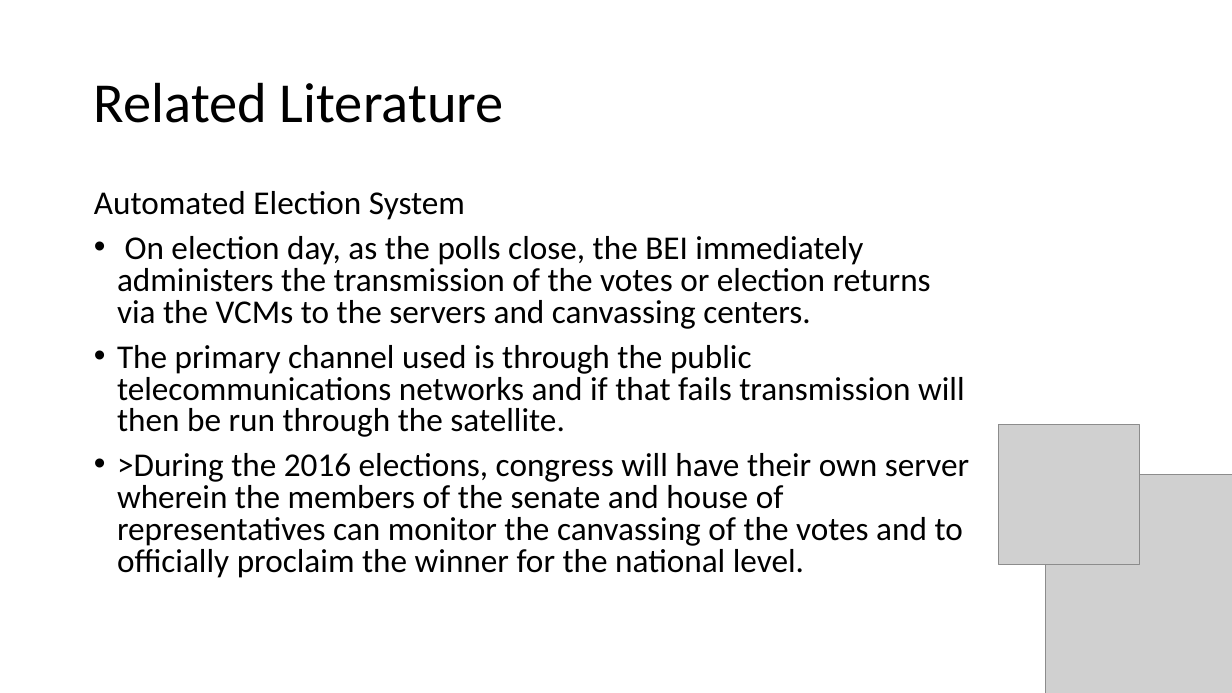
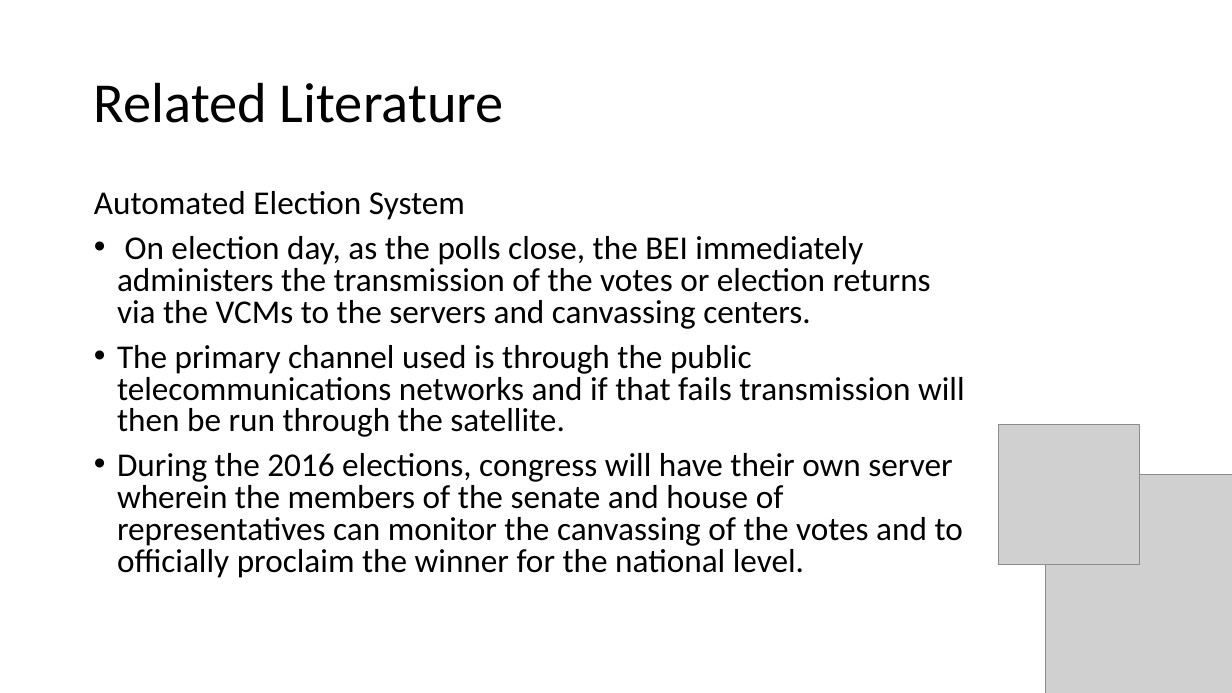
Before and after one commit to seans888/Project---Automate-Election, a slide deck: slide 14 of Documentation/Finals_Sysadd1.pptx (slide 11 before the commit). Drawn at 1232x693 pixels with LibreOffice and Linux fonts; fonts in the diff are those of the drawing; grey boxes stand for pictures. Boxes give left, top, right and bottom in pixels: in the first picture for what was removed or moved away, otherwise in the second. Text is boxed around its words. In the diff, an @@ line names an element or a change of style, - is before the commit and + after.

```diff
--- a/Documentation/Finals_Sysadd1.pptx
+++ b/Documentation/Finals_Sysadd1.pptx
@@ text at [117,453,963,578]: text changed @@
-• >During the 2016 elections, congress will have their own server wherein the members of the senate and house of representatives can monitor the canvassing of the votes and to officially proclaim the winner for the national level.
+• During the 2016 elections, congress will have their own server wherein the members of the senate and house of representatives can monitor the canvassing of the votes and to officially proclaim the winner for the national level.
```
Also in this commit, not shown: 4 other slides changed, 2 slides added, 1 slide removed.
